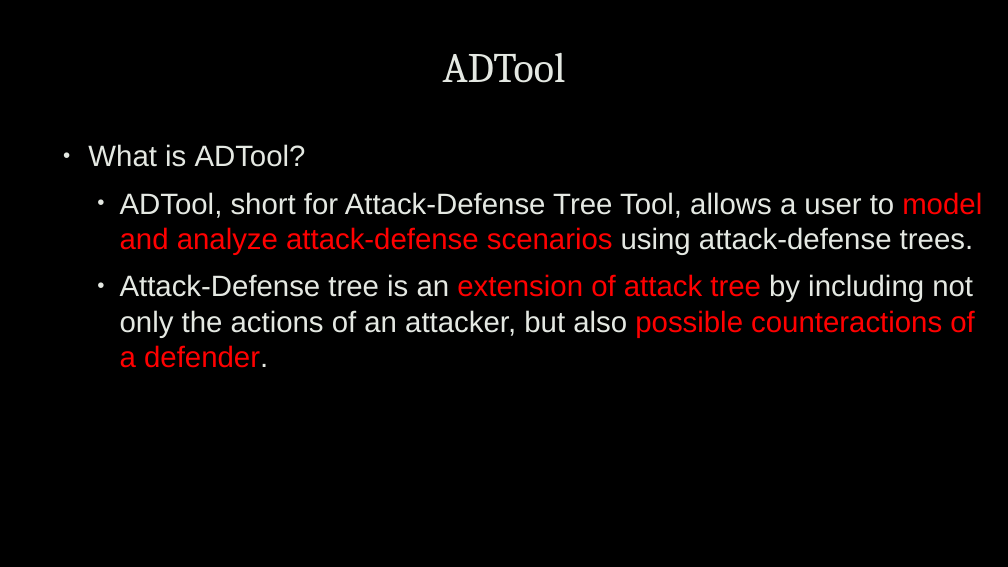
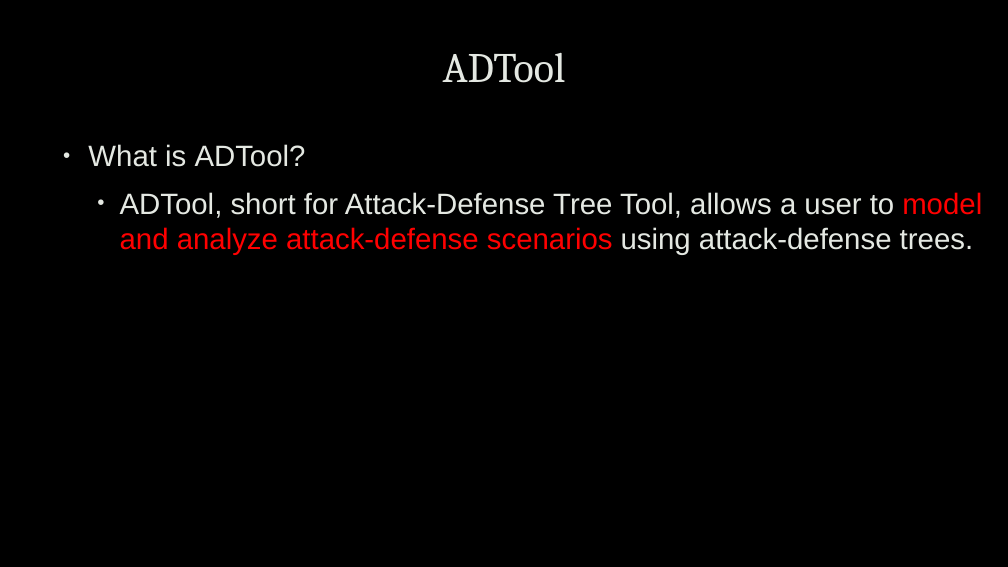
Before and after one commit to uwacyber/cits1003, a slide deck: slide 3 of cits1003-lecture_slides/CITS1003-7 Incidents-exercises.pptx. Drawn at 1008x567 pixels with LibreOffice and Linux fonts; fonts in the diff are those of the drawing; background and template pictures are left out. Boxes give left, top, right and bottom in pixels: in the first picture for what was removed or moved away, otherwise in the second. Text is boxed around its words. In the diff, an @@ line names an element or a change of style, - is before the commit and + after.

```diff
--- a/cits1003-lecture_slides/CITS1003-7 Incidents-exercises.pptx
+++ b/cits1003-lecture_slides/CITS1003-7 Incidents-exercises.pptx
@@ text at [120, 274, 974, 368]: paragraph removed @@
-  • Attack-Defense tree is an extension of attack tree by including not only the actions of an attacker, but also possible counteractions of a defender.
```
Also in this commit, not shown: 9 other slides changed, 2 slides added, 7 slides removed.
